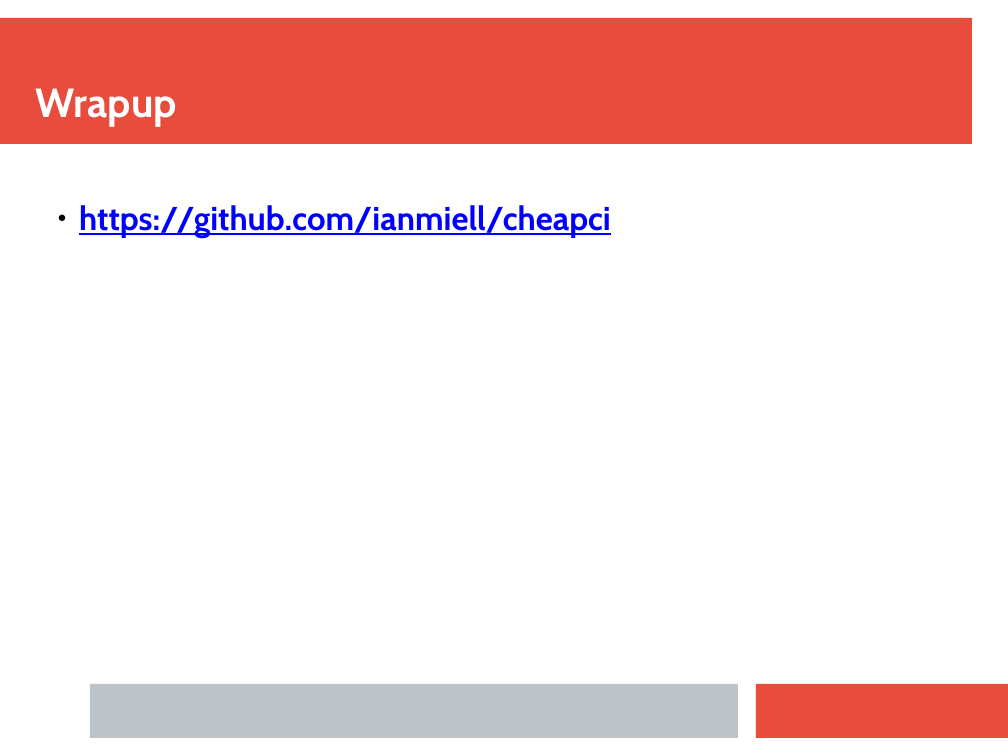
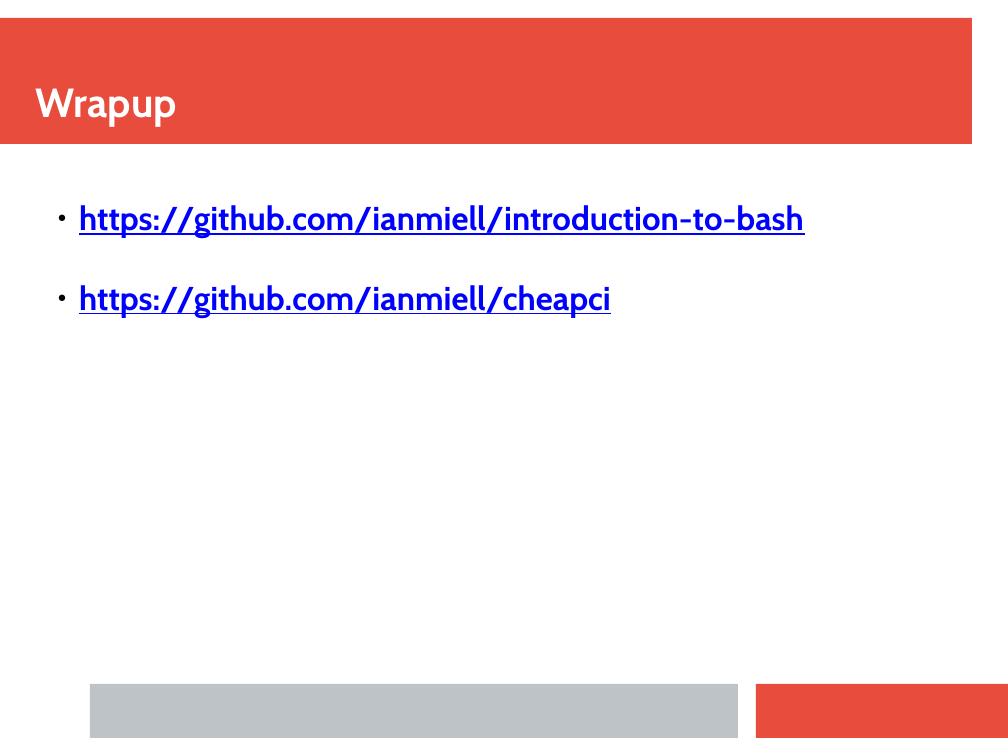
Before and after one commit to ianmiell/introduction-to-bash, a slide deck: slide 107 of slides/introduction_to_bash.pptx (slide 109 before the commit). Drawn at 1008x756 pixels with LibreOffice and Linux fonts; fonts in the diff are those of the drawing. Boxes give left, top, right and bottom in pixels: in the first picture for what was removed or moved away, otherwise in the second. Text is boxed around its words. In the diff, an @@ line names an element or a change of style, - is before the commit and + after.

```diff
--- a/slides/introduction_to_bash.pptx
+++ b/slides/introduction_to_bash.pptx
@@ text at (x1=79, y1=205, x2=804, y2=238): paragraph added @@
+  ● https://github.com/ianmiell/introduction-to-bash
```
Also in this commit, not shown: 4 other slides changed, 1 slide added, 3 slides removed, 8 other files.
